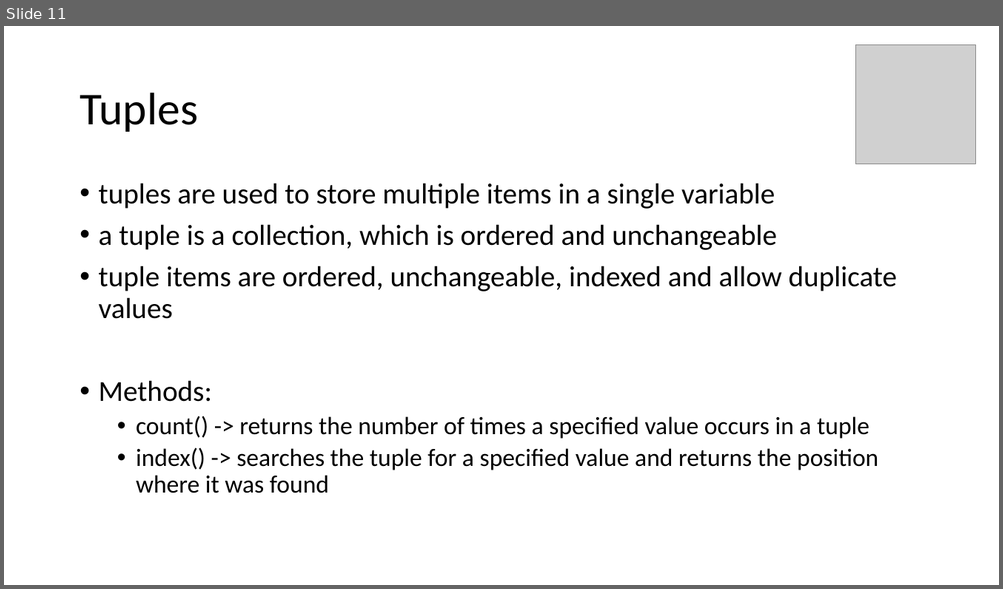
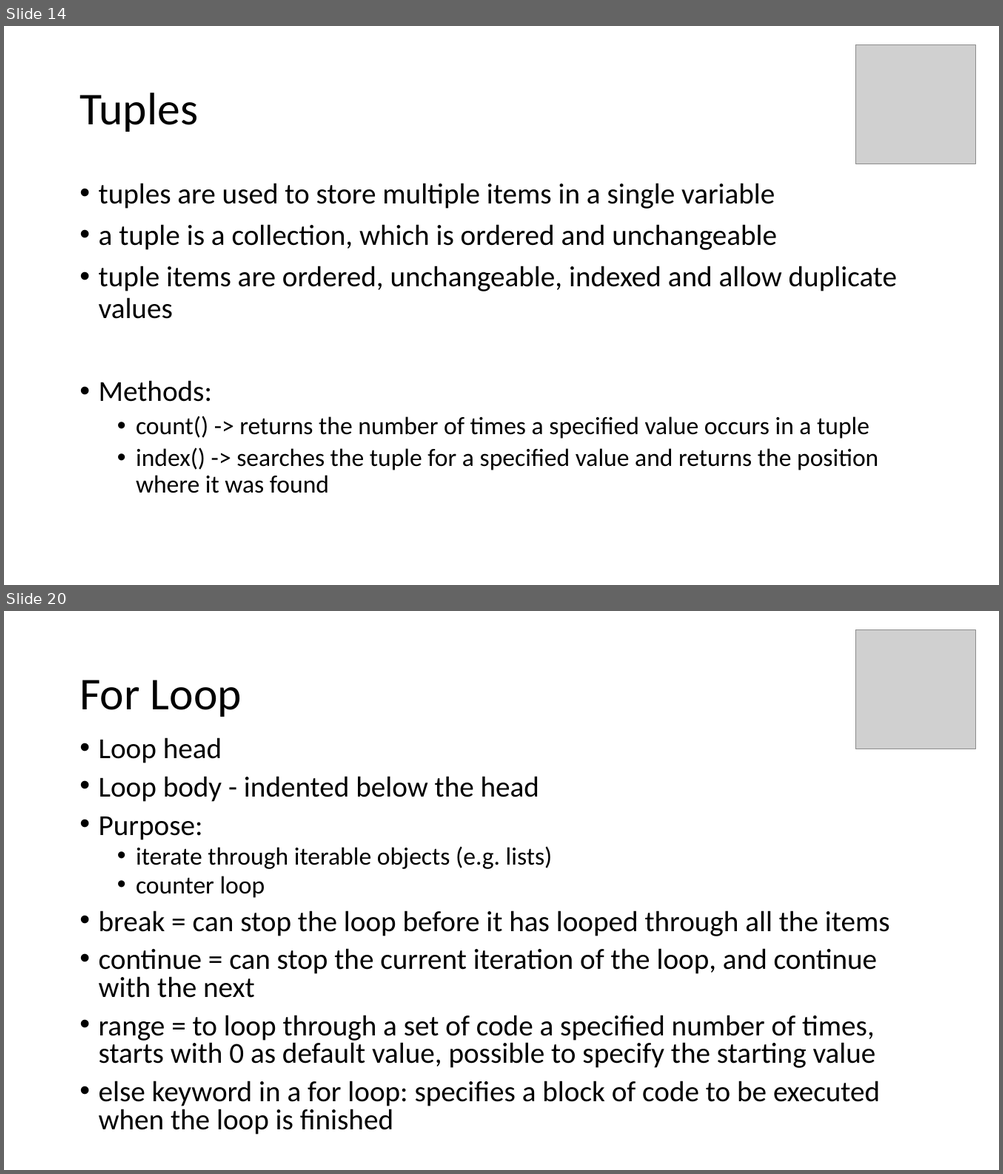
Before and after one commit to Gloria-74/SETU-Carlow-Software-Development-Lab, a slide deck: Phyton/Python.pptx. Shown one above the other, each under a label of ours: slide 11 before the commit, slides 14 and 20 after it; the slides between them are not shown. The pictures are 1003x589 and 1003x1174 pixels, drawn with LibreOffice and Linux fonts; fonts in the diff are those of the drawing; grey boxes stand for pictures. Boxes give left, top, right and bottom in pixels: in the first picture for what was removed or moved away, otherwise in the second. Text is boxed around its words. In the diff, an @@ line names an element or a change of style, - is before the commit and + after.

```diff
--- a/Phyton/Python.pptx
+++ b/Phyton/Python.pptx
@@ slide 20 added at box(4, 611, 999, 1170), background #FFFFFF @@
@@ picture added at box(855, 629, 976, 749) @@
@@ title added at box(79, 680, 242, 717), 44 pt, text #000000 @@
+For Loop
@@ text added at box(99, 738, 890, 1135), 28 pt, text #000000 @@
+• Loop head
+• Loop body - indented below the head
+• Purpose:
+  • iterate through iterable objects (e.g. lists)
+  • counter loop
+• break = can stop the loop before it has looped through all the items
+• continue = can stop the current iteration of the loop, and continue with the next
+• range = to loop through a set of code a specified number of times, starts with 0 as default value, possible to specify the starting value
+• else keyword in a for loop: specifies a block of code to be executed when the loop is finished
@@ what was slide 11 is now slide 14 @@
```
Also in this commit, not shown: 1 slide changed, 11 other slides added, 7 other files.
